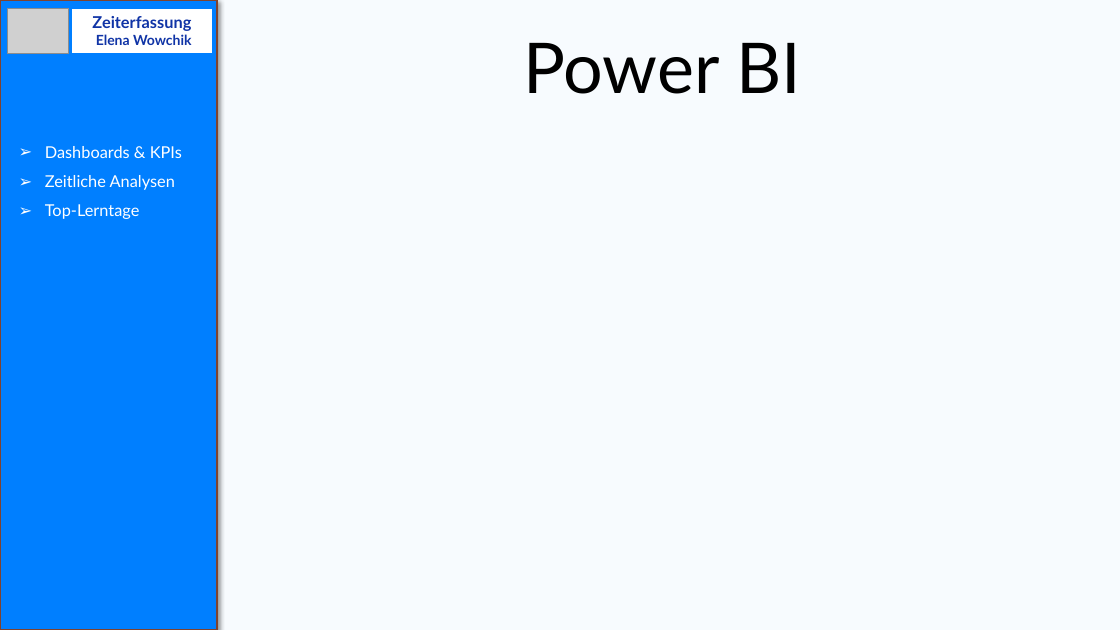
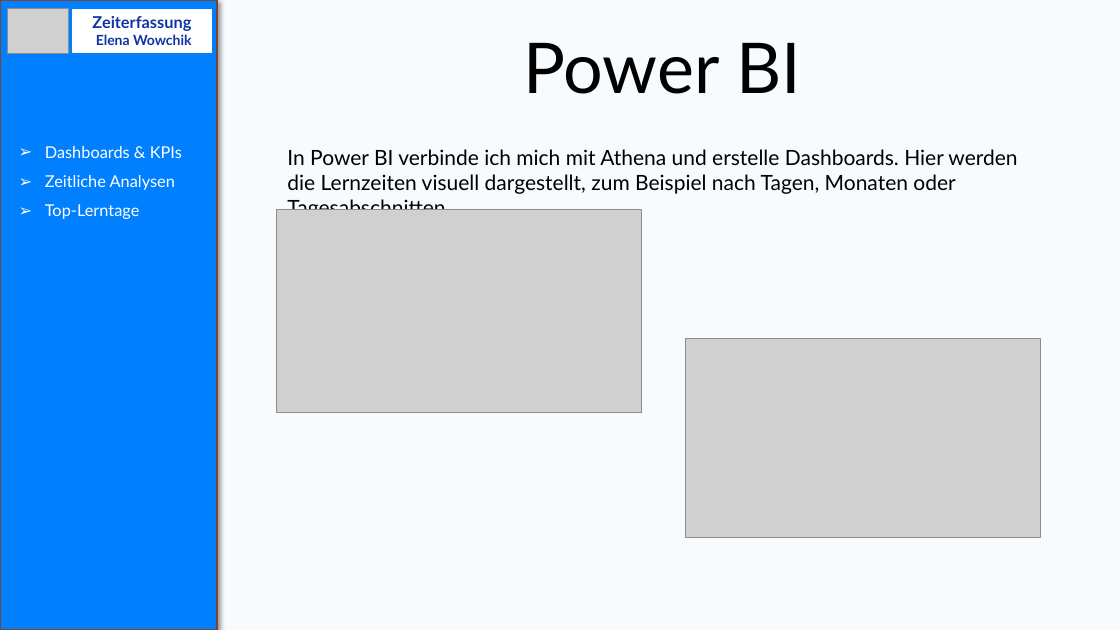
Before and after one commit to Elena-Wowchik/Projekt_Zeiterfassung, a slide deck: slide 12 of zeiterfassung_Projekt_Präsentation.pptx (slide 8 before the commit). Drawn at 1120x630 pixels with LibreOffice and Linux fonts; fonts in the diff are those of the drawing; grey boxes stand for pictures. Boxes give left, top, right and bottom in pixels: in the first picture for what was removed or moved away, otherwise in the second. Text is boxed around its words. In the diff, an @@ line names an element or a change of style, - is before the commit and + after.

```diff
--- a/zeiterfassung_Projekt_Präsentation.pptx
+++ b/zeiterfassung_Projekt_Präsentation.pptx
@@ text added at box(287, 149, 1017, 210), 18 pt, text #000000 @@
+In Power BI verbinde ich mich mit Athena und erstelle Dashboards. Hier werden die Lernzeiten visuell dargestellt, zum Beispiel nach Tagen, Monaten oder Tagesabschnitten
@@ picture added at box(276, 209, 642, 413) @@
@@ picture added at box(686, 339, 1041, 538) @@
```
Also in this commit, not shown: 12 other slides changed, 4 slides added, 1 slide removed, 1 other file.
